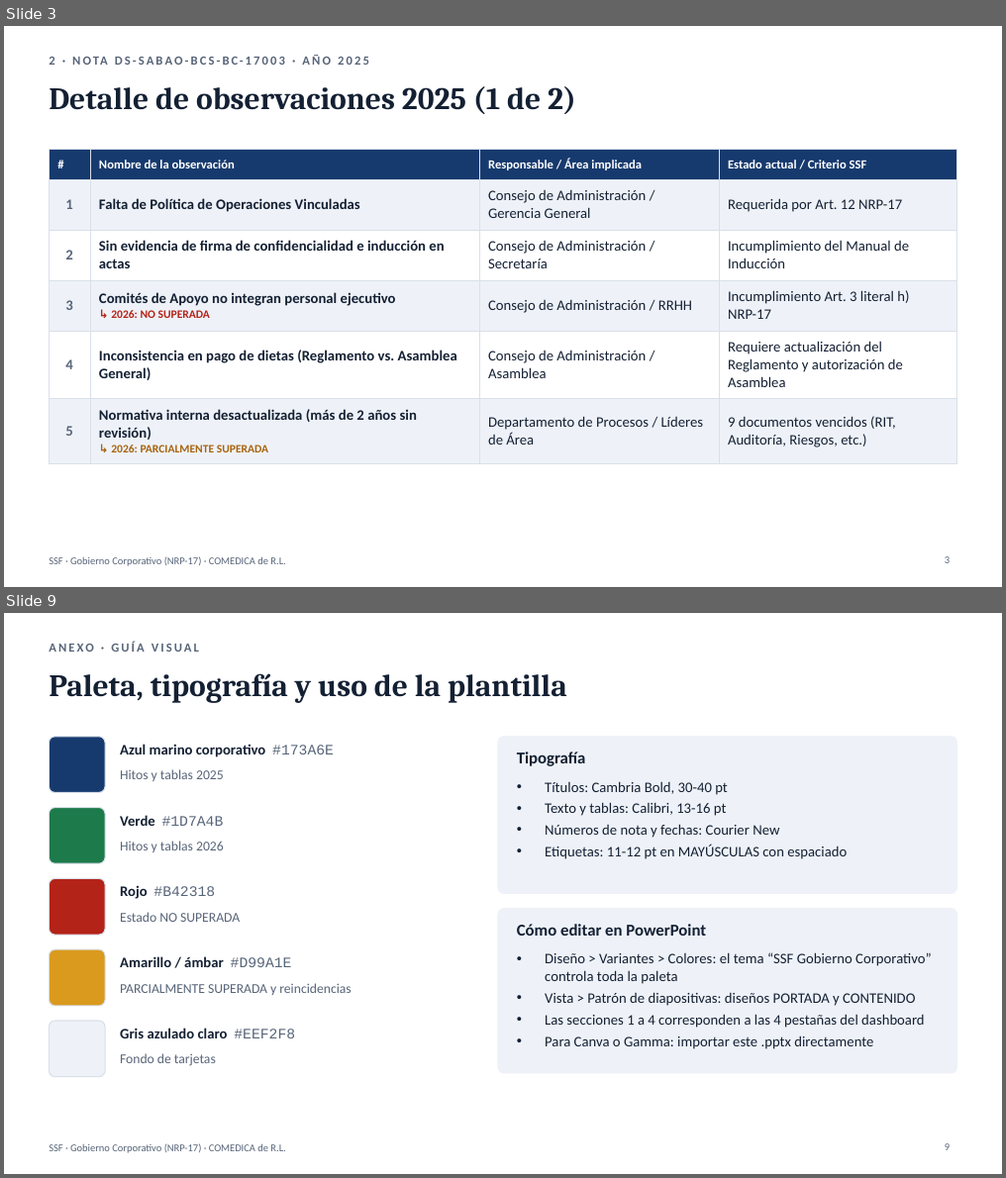
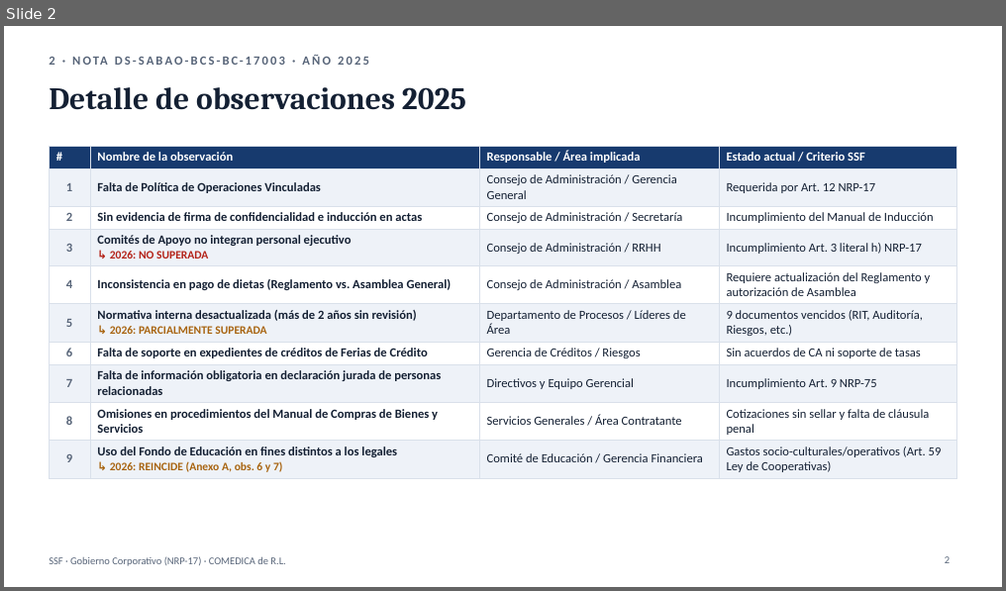
Before and after one commit to menjivar201280/riesgo, a slide deck: supervision-gobierno-corporativo/Supervision_GC_SSF_COMEDICA_2025-2026.pptx. Shown one above the other, each under a label of ours: slides 3 and 9 before the commit, slide 2 after it; the slides between them are not shown. The pictures are 1006x1178 and 1006x591 pixels, drawn with LibreOffice and Linux fonts; fonts in the diff are those of the drawing. Boxes give left, top, right and bottom in pixels: in the first picture for what was removed or moved away, otherwise in the second. Text is boxed around its words. In the diff, an @@ line names an element or a change of style, - is before the commit and + after.

```diff
--- a/supervision-gobierno-corporativo/Supervision_GC_SSF_COMEDICA_2025-2026.pptx
+++ b/supervision-gobierno-corporativo/Supervision_GC_SSF_COMEDICA_2025-2026.pptx
@@ slide 9 removed at bbox=[4, 613, 1002, 1174], background #FFFFFF; not listed: 1 template element that a slide beside it also shows @@
@@ text removed at bbox=[49, 641, 199, 652] @@
-ANEXO · GUÍA VISUAL
@@ title removed at bbox=[49, 673, 567, 703] @@
-Paleta, tipografía y uso de la plantilla
@@ rounded rectangle removed at bbox=[49, 737, 105, 792] @@
@@ text removed at bbox=[120, 744, 334, 758] @@
-Azul marino corporativo #173A6E
@@ rounded rectangle removed at bbox=[498, 737, 957, 894] @@
@@ text removed at bbox=[517, 752, 586, 766] @@
-Tipografía
@@ text removed at bbox=[120, 769, 224, 781] @@
-Hitos y tablas 2025
@@ text removed at bbox=[545, 781, 846, 860] @@
-• Títulos: Cambria Bold, 30-40 pt
-• Texto y tablas: Calibri, 13-16 pt
-• Números de nota y fechas: Courier New
-• Etiquetas: 11-12 pt en MAYÚSCULAS con espaciado
@@ rounded rectangle removed at bbox=[49, 808, 105, 863] @@
@@ text removed at bbox=[120, 815, 224, 826] @@
-Verde #1D7A4B
@@ text removed at bbox=[120, 841, 224, 853] @@
-Hitos y tablas 2026
@@ rounded rectangle removed at bbox=[49, 878, 105, 935] @@
@@ text removed at bbox=[120, 885, 215, 899] @@
-Rojo #B42318
@@ rounded rectangle removed at bbox=[498, 909, 957, 1073] @@
@@ text removed at bbox=[120, 912, 240, 922] @@
-Estado NO SUPERADA
@@ text removed at bbox=[517, 924, 706, 936] @@
-Cómo editar en PowerPoint
@@ rounded rectangle removed at bbox=[49, 950, 105, 1006] @@
@@ text removed at bbox=[120, 957, 292, 967] @@
-Amarillo / ámbar #D99A1E
@@ text removed at bbox=[545, 953, 932, 1050] @@
-• Diseño > Variantes > Colores: el tema “SSF Gobierno Corporativo” controla toda la paleta
-• Vista > Patrón de diapositivas: diseños PORTADA y CONTENIDO
-• Las secciones 1 a 4 corresponden a las 4 pestañas del dashboard
-• Para Canva o Gamma: importar este .pptx directamente
@@ text removed at bbox=[120, 983, 350, 995] @@
-PARCIALMENTE SUPERADA y reincidencias
@@ rounded rectangle removed at bbox=[49, 1021, 105, 1077] @@
@@ text removed at bbox=[120, 1028, 295, 1039] @@
-Gris azulado claro #EEF2F8
@@ text removed at bbox=[120, 1054, 216, 1066] @@
-Fondo de tarjetas
@@ page number removed at bbox=[944, 1144, 949, 1151] @@
-9
@@ what was slide 3 is now slide 2 @@
@@ slide 2 changed as well @@
@@ title at bbox=[49, 87, 466, 110]: text changed @@
-Detalle de observaciones 2025 (1 de 2)
+Detalle de observaciones 2025
@@ table at bbox=[49, 146, 957, 476] @@
+row 7: 6 | Falta de soporte en expedientes de créditos de Ferias de Crédito | Gerencia de Créditos / Riesgos | Sin acuerdos de CA ni soporte de tasas
+row 8: 7 | Falta de información obligatoria en declaración jurada de personas relacionadas | Directivos y Equipo Gerencial | Incumplimiento Art. 9 NRP-75
+row 9: 8 | Omisiones en procedimientos del Manual de Compras de Bienes y Servicios | Servicios Generales / Área Contratante | Cotizaciones sin sellar y falta de cláusula penal
+row 10: 9 | Uso del Fondo de Educación en fines distintos a los legales / ↳ 2026: REINCIDE (Anexo A, obs. 6 y 7) | Comité de Educación / Gerencia Financiera | Gastos socio-culturales/operativos (Art. 59 Ley de Cooperativas)
@@ table: place and size @@
-table at bbox=[49, 150, 957, 457]
+table at bbox=[49, 146, 957, 476]
```
Also in this commit, not shown: 3 other slides changed, 4 other slides removed, 1 other file.
